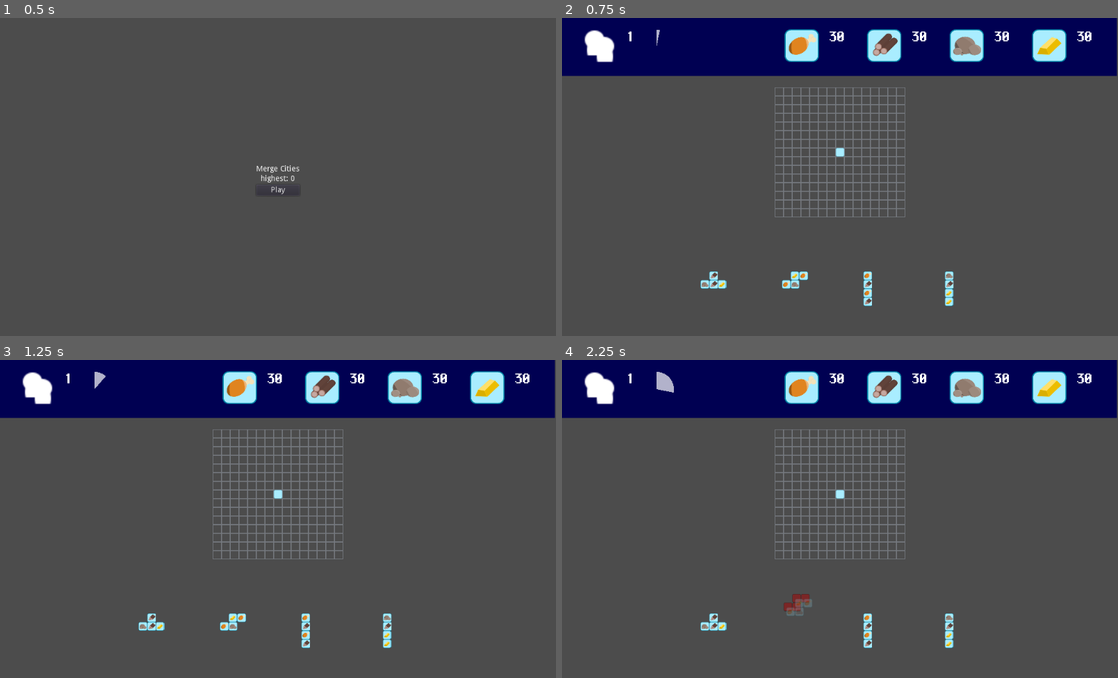
Above: before the commit, frames 1-4 (two rows, left to right).
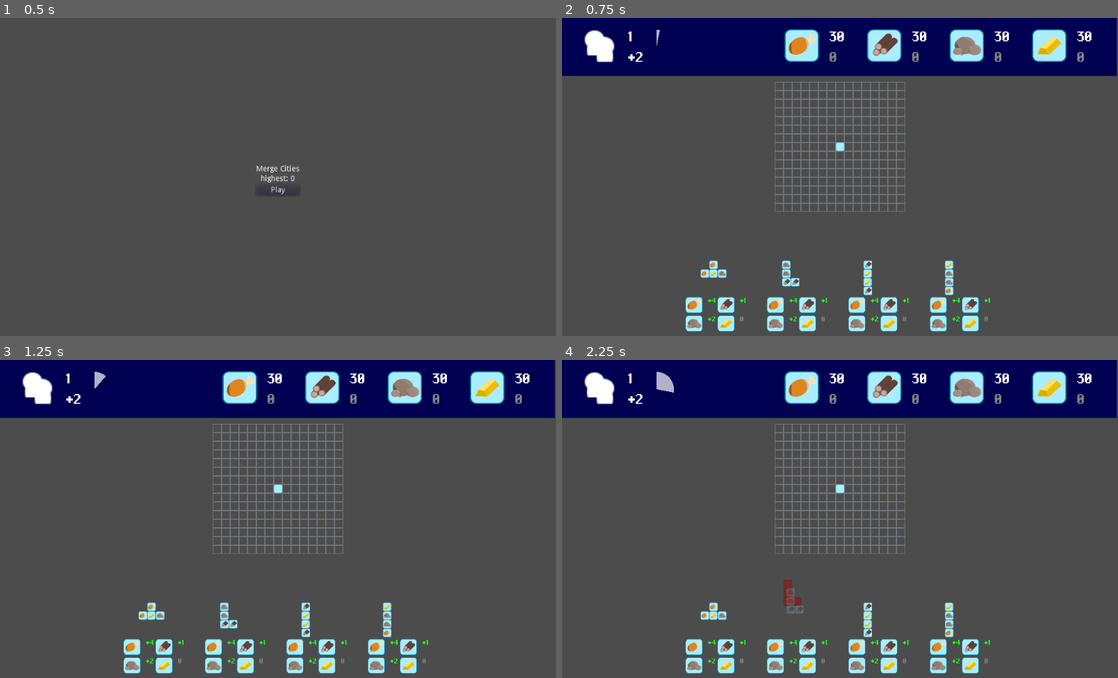
Above: after the commit, the same moments.

Repository: T4g1/gd-wildjam13
Game: Godot game, scene res://main.tscn
Same seed, same stepped clock (60 frames per second), same inputs: the game is played once before the commit and once after it.
Inputs (mouse positions are in pixels of both pictures, inside the frame that each line leads up to):
- Up to frame 1 (0.5 s): no input
- Up to frame 2 (0.75 s): click "Play" at 0.5 s
- Up to frame 3 (1.25 s): no input
- Up to frame 4 (2.25 s): tap Enter at 1.25 s; drag from (717, 630) to (895, 452) at 1.27 s; drag from (801, 630) to (812, 588) at 2.02 s

Frame 1 is identical in both runs. In frame 2, 5.9% of the frame differs, in the area x 11-94%, y 10-99%; in frame 3, 5.9%; in frame 4, 6.0%.

Commit message:
[add] Production informations

Diff:
--- a/nodes/City/City.gd
+++ b/nodes/City/City.gd
@@ -5,8 +5,6 @@
 const RED = Color(1.0, 0.0, 0.0, 0.5)
 const GREEN = Color(0.0, 1.0, 0.0, 0.5)
 const BARELY_VISIBLE = Color(1.0, 1.0, 1.0, 0.2)
-
-onready var bloc_scene = preload("res://nodes/Bloc/Bloc.tscn")
 
 export (Vector2) var starting_point = Vector2(0, 0)
 
@@ -90,15 +88,10 @@
 
 	# Check one adjacent tile is not empty
 	var is_adjacent = false
-	print(check_pile.size())
 	for position in check_pile:
-		#print(position)
 		if !$Grid.is_free(position.x, position.y):
 			is_adjacent = true
 			break
-
-	if is_adjacent:
-		print("neighboor")
 
 	return is_empty and is_adjacent
 
--- /dev/null
+++ b/nodes/GUIProduction/GUIProduction.gd
@@ -0,0 +1,17 @@
+extends GridContainer
+
+func set_food(value):
+	$Food.update_total(0)
+	$Food.update_diff(value)
+
+func set_wood(value):
+	$Wood.update_total(0)
+	$Wood.update_diff(value)
+
+func set_rock(value):
+	$Rock.update_total(0)
+	$Rock.update_diff(value)
+
+func set_gold(value):
+	$Gold.update_total(0)
+	$Gold.update_diff(value)
--- /dev/null
+++ b/nodes/GUIProduction/GUIProduction.tscn
@@ -0,0 +1,43 @@
+[gd_scene load_steps=7 format=2]
+
+[ext_resource path="res://nodes/GUIProduction/GUIProduction.gd" type="Script" id=1]
+[ext_resource path="res://nodes/ResourceLabels/ResourceLabels.tscn" type="PackedScene" id=2]
+[ext_resource path="res://assets/icons/food.png" type="Texture" id=3]
+[ext_resource path="res://assets/icons/wood.png" type="Texture" id=4]
+[ext_resource path="res://assets/icons/rock.png" type="Texture" id=5]
+[ext_resource path="res://assets/icons/gold.png" type="Texture" id=6]
+
+[node name="GUIProduction" type="GridContainer"]
+rect_scale = Vector2( 0.5, 0.5 )
+columns = 2
+script = ExtResource( 1 )
+
+[node name="Food" parent="." instance=ExtResource( 2 )]
+margin_left = 0.0
+margin_right = 112.0
+margin_bottom = 66.0
+icon = ExtResource( 3 )
+show_total = false
+
+[node name="Wood" parent="." instance=ExtResource( 2 )]
+margin_left = 116.0
+margin_right = 228.0
+margin_bottom = 66.0
+icon = ExtResource( 4 )
+show_total = false
+
+[node name="Rock" parent="." instance=ExtResource( 2 )]
+margin_left = 0.0
+margin_top = 70.0
+margin_right = 112.0
+margin_bottom = 136.0
+icon = ExtResource( 5 )
+show_total = false
+
+[node name="Gold" parent="." instance=ExtResource( 2 )]
+margin_left = 116.0
+margin_top = 70.0
+margin_right = 228.0
+margin_bottom = 136.0
+icon = ExtResource( 6 )
+show_total = false
--- a/nodes/GUIResources/GUIResources.tscn
+++ b/nodes/GUIResources/GUIResources.tscn
@@ -36,7 +36,6 @@
 margin_left = 0.0
 margin_right = 80.0
 icon = ExtResource( 3 )
-no_diff = true
 
 [node name="ConsumeBar" type="Control" parent="Container"]
 margin_left = 104.101
--- a/nodes/Pool/Pool.gd
+++ b/nodes/Pool/Pool.gd
@@ -5,6 +5,7 @@
 signal remove_polymino
 
 var packed_polymino: PackedScene = preload("res://nodes/Polymino/Polymino.tscn")
+var gui_production: PackedScene = preload("res://nodes/GUIProduction/GUIProduction.tscn")
 
 var POOL_SIZE := 4
 
@@ -23,9 +24,24 @@
 		_add_polymino()
 
 func _add_polymino():
+	var control = Control.new()
+
 	var polymino: Polymino = packed_polymino.instance()
-	var control = Control.new()
+	polymino.set_shape(randi() % Polymino.PolyminoShape.size())
+
+	var production = gui_production.instance()
+	production.rect_scale = Vector2(0.5, 0.5)
+	print(production.rect_size)
+	production.rect_position.x = -60
+	production.rect_position.y = 35
+	# TODO: Compute real values
+	production.set_food(4)
+	production.set_wood(1)
+	production.set_rock(2)
+	production.set_gold(0)
+
 	add_child(control)
 	control.add_child(polymino)
-	polymino.set_shape(randi() % Polymino.PolyminoShape.size())
+	control.add_child(production)
+
 	emit_signal("add_polymino", polymino)
--- a/nodes/ResourceLabels/ResourceLabels.gd
+++ b/nodes/ResourceLabels/ResourceLabels.gd
@@ -2,21 +2,20 @@
 class_name ResourceLabels
 
 export(StreamTexture) var icon: StreamTexture
-export(bool) var no_diff := false
-
-onready var label_total: Label = $Labels/total
-onready var label_diff: Label = $Labels/diff
+export(bool) var show_diff := true
+export(bool) var show_total := true
 
 var RED: Color = Color('#ff2626')
 var GREEN: Color = Color('#26ff26')
-#var GREY: Color = Color('#838383')
+var GREY: Color = Color('#838383')
 
 func _ready():
 	$Icon.texture = icon
-	if no_diff:
-		$Labels.remove_child(label_diff)
 
 func update_total(value: int):
+	var label_total = find_node("total")
+	label_total.visible = show_total
+
 	label_total.text = str(value)
 	if value <= 0:
 		label_total.add_color_override("font_color", RED)
@@ -24,6 +23,9 @@
 		label_total.add_color_override("font_color", Color(1,1,1))
 
 func update_diff(value: int):
+	var label_diff = find_node("diff")
+	label_diff.visible = show_diff
+
 	if value > 0:
 		label_diff.text = '+' + str(value)
 		label_diff.add_color_override('font_color', GREEN)
@@ -31,4 +33,5 @@
 		label_diff.text = str(value)
 		label_diff.add_color_override('font_color', RED)
 	else:
-		label_diff.text = str('')
+		label_diff.text = str('0')
+		label_diff.add_color_override('font_color', GREY)
--- a/nodes/ResourceLabels/ResourceLabels.tscn
+++ b/nodes/ResourceLabels/ResourceLabels.tscn
@@ -3,7 +3,6 @@
 [ext_resource path="res://nodes/ResourceLabels/ResourceLabels.gd" type="Script" id=1]
 [ext_resource path="res://assets/tiles/food.png" type="Texture" id=2]
 [ext_resource path="res://assets/chi_kare_go.tres" type="DynamicFont" id=3]
-
 
 [node name="ResourceLabels" type="HBoxContainer"]
 margin_left = 512.0
--- a/scenes/Game/game.gd
+++ b/scenes/Game/game.gd
@@ -30,8 +30,6 @@
 
 	# Connect timer to consume action
 	_error = timer.connect("timeout", self, "consume_produce")
-
-	start_game()
 
 func start_game():
 	timer.start()
--- a/scenes/Game/game.tscn
+++ b/scenes/Game/game.tscn
@@ -20,26 +20,26 @@
 
 [node name="CenterContainer" type="CenterContainer" parent="VBoxContainer"]
 margin_right = 1024.0
-margin_bottom = 496.0
+margin_bottom = 476.0
 mouse_filter = 2
 size_flags_horizontal = 3
 size_flags_vertical = 3
 
 [node name="PlayerCity" parent="VBoxContainer/CenterContainer" instance=ExtResource( 2 )]
 margin_left = 512.0
-margin_top = 248.0
+margin_top = 238.0
 margin_right = 512.0
-margin_bottom = 248.0
+margin_bottom = 238.0
 starting_point = Vector2( 7, 7 )
 
 [node name="Pool" type="HBoxContainer" parent="VBoxContainer"]
-margin_top = 500.0
+margin_top = 480.0
 margin_right = 1024.0
 margin_bottom = 600.0
 mouse_filter = 2
 size_flags_horizontal = 3
 size_flags_vertical = 3
-size_flags_stretch_ratio = 0.2
+size_flags_stretch_ratio = 0.25
 custom_constants/separation = 150
 alignment = 1
 script = ExtResource( 3 )
@@ -47,7 +47,7 @@
 [node name="Control" type="Control" parent="VBoxContainer/Pool"]
 margin_left = 287.0
 margin_right = 287.0
-margin_bottom = 100.0
+margin_bottom = 120.0
 
 [node name="pol1" parent="VBoxContainer/Pool/Control" instance=ExtResource( 4 )]
 shape = 1
@@ -55,7 +55,7 @@
 [node name="Control2" type="Control" parent="VBoxContainer/Pool"]
 margin_left = 437.0
 margin_right = 437.0
-margin_bottom = 100.0
+margin_bottom = 120.0
 
 [node name="pol2" parent="VBoxContainer/Pool/Control2" instance=ExtResource( 4 )]
 shape = 5
@@ -63,7 +63,7 @@
 [node name="Control3" type="Control" parent="VBoxContainer/Pool"]
 margin_left = 587.0
 margin_right = 587.0
-margin_bottom = 100.0
+margin_bottom = 120.0
 
 [node name="pol3" parent="VBoxContainer/Pool/Control3" instance=ExtResource( 4 )]
 shape = 4
@@ -71,7 +71,7 @@
 [node name="Control4" type="Control" parent="VBoxContainer/Pool"]
 margin_left = 737.0
 margin_right = 737.0
-margin_bottom = 100.0
+margin_bottom = 120.0
 
 [node name="pol4" parent="VBoxContainer/Pool/Control4" instance=ExtResource( 4 )]
 shape = 6
Binary file removed: assets/food-icon.png
Not shown, removed: assets/food-icon.png.import
Binary file removed: assets/iron-icon.png
Not shown, removed: assets/iron-icon.png.import
Binary file removed: assets/water-icon.png
Not shown, removed: assets/water-icon.png.import
